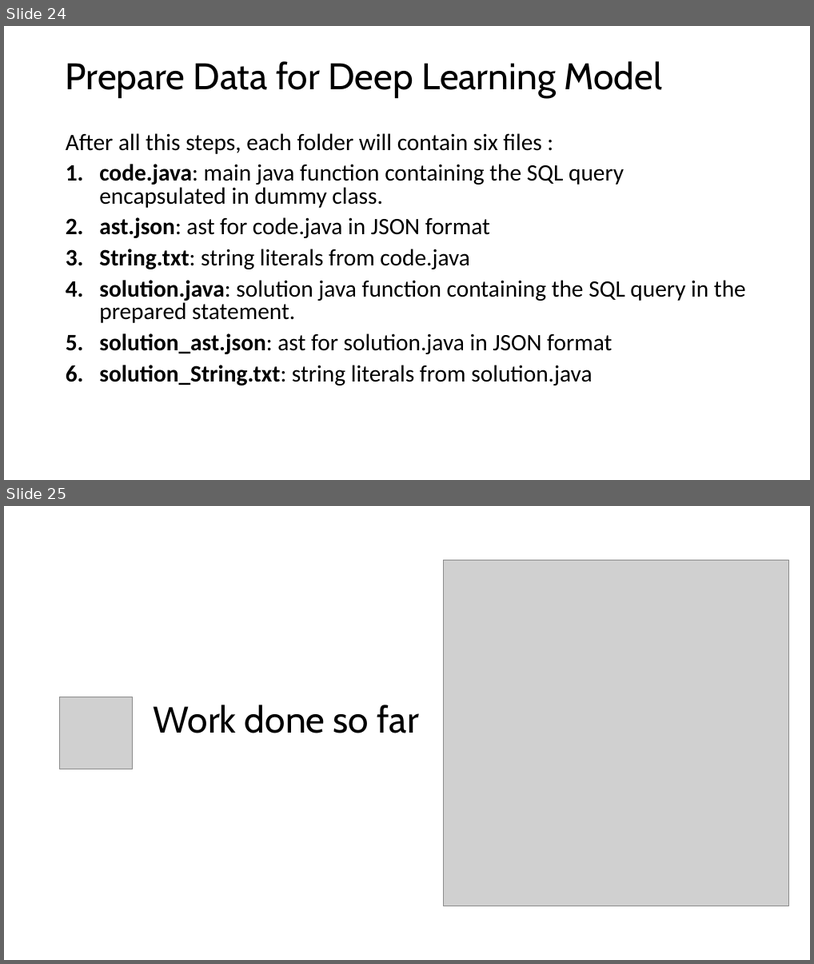
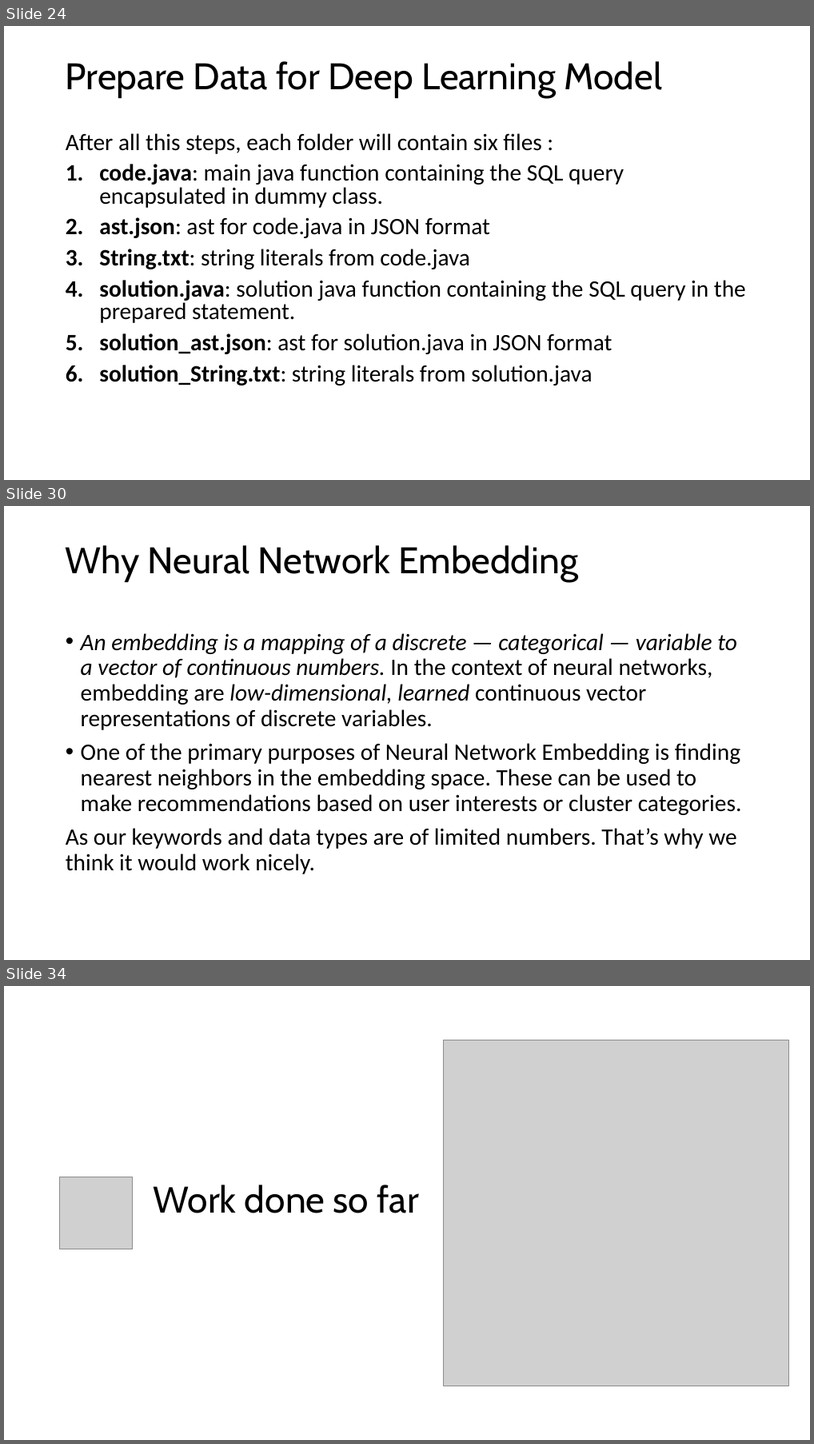
Before and after one commit to lsiddiqsunny/Undergraduate-Thesis, a slide deck: Presentation/SQL Vulnerability after 4-1 mid [Autosaved].pptx. Shown one above the other, each under a label of ours: slides 24 and 25 before the commit, slides 24, 30 and 34 after it; the slides between them are not shown. The pictures are 814x964 and 814x1444 pixels, drawn with LibreOffice and Linux fonts; fonts in the diff are those of the drawing; grey boxes stand for pictures. Boxes give left, top, right and bottom in pixels: in the first picture for what was removed or moved away, otherwise in the second. Text is boxed around its words. In the diff, an @@ line names an element or a change of style, - is before the commit and + after.

```diff
--- a/Presentation/SQL Vulnerability after 4-1 mid [Autosaved].pptx
+++ b/Presentation/SQL Vulnerability after 4-1 mid [Autosaved].pptx
@@ slide 30 added at [4,506,810,960], background #FFFFFF @@
@@ title added at [66,545,578,582], 44 pt, text #000000 @@
+Why Neural Network Embedding
@@ text added at [66,633,742,874], 28 pt, text #000000 @@
+• An embedding is a mapping of a discrete — categorical — variable to a vector of continuous numbers. In the context of neural networks, embedding are low-dimensional, learned continuous vector representations of discrete variables.
+• One of the primary purposes of Neural Network Embedding is finding nearest neighbors in the embedding space. These can be used to make recommendations based on user interests or cluster categories.
+As our keywords and data types are of limited numbers. That’s why we think it would work nicely.
@@ what was slide 25 is now slide 34 @@
```
Also in this commit, not shown: 12 other slides added.
